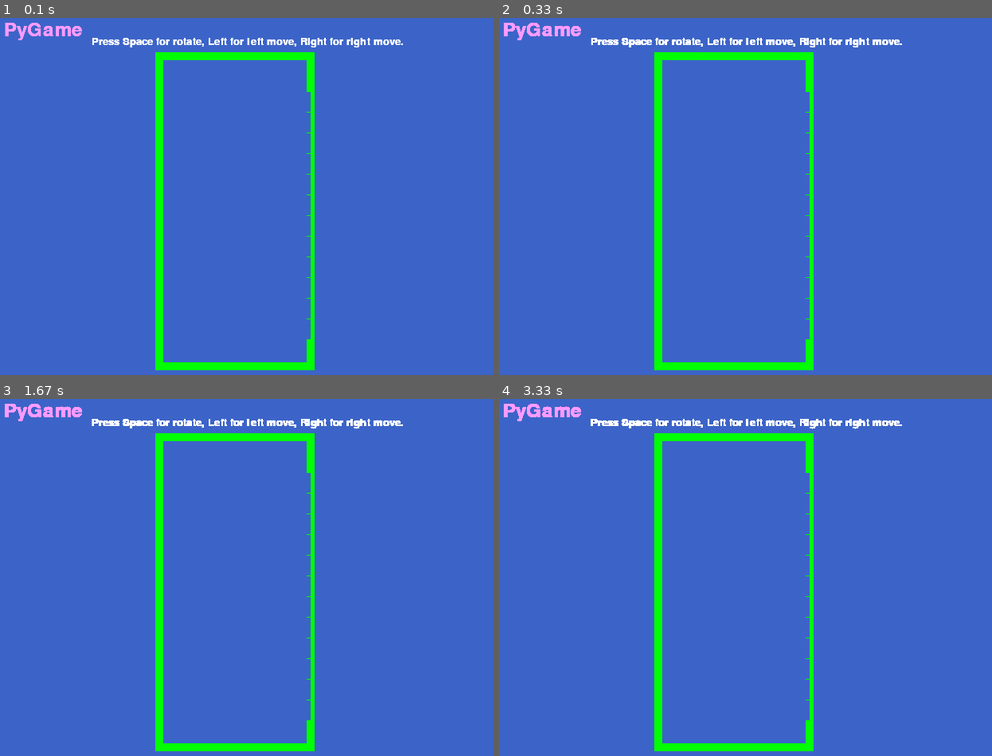
Above: before the commit, frames 1-4 (two rows, left to right).
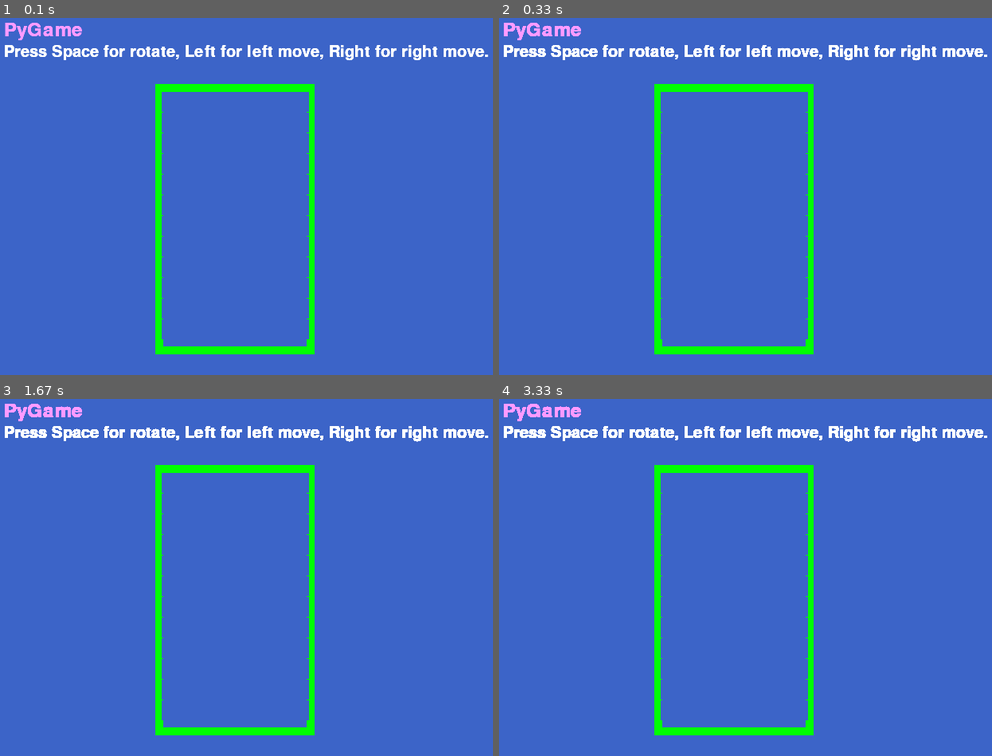
Above: after the commit, the same moments.

Repository: superupon/PyGame
Game: pygame game, started from WPyGame.py
The game is run twice, just before and just after one commit, with the same random seed, the same clock (stepped at 60 frames per second) and the same inputs. The source is Python 2; it was converted automatically to run under Python 3.
Inputs:
- Up to frame 1 (0.1 s): no input
- Up to frame 2 (0.33 s): no input
- Up to frame 3 (1.67 s): hold Right 0.33-0.8 s
- Up to frame 4 (3.33 s): hold Left 1.83-2.37 s

The runs differ from the first frame. In frame 1, 5.5% of the frame differs, in the area x 0-100%, y 5-99%; in frame 2, 5.6%; in frame 3, 5.6%; in frame 4, 5.6%.

Commit message:
Adjust configuration

Diff:
--- a/Drawer.py
+++ b/Drawer.py
@@ -17,15 +17,15 @@
         self._surface = surface
 
     def draw_field(self):
-        pygame.draw.rect(self._surface, Drawer.GREEN_COLOR, (200, 50, 200, 400), 10)
+        pygame.draw.rect(self._surface, Drawer.GREEN_COLOR, (200, 90, 200, 340), 10)
 
     def draw_text(self):
         font = pygame.font.Font(None, 36)
         game_title = font.render("PyGame", 1, Drawer.PINK_COLOR)
-        font = pygame.font.Font(None, 20)
+        font = pygame.font.Font(None, 30)
         remind = font.render("Press Space for rotate, Left for left move, Right for right move.", 1, Drawer.WHITE_COLOR)
         self._surface.blit(game_title, (10, 10))
-        self._surface.blit(remind, (120, 30))
+        self._surface.blit(remind, (10, 40))
 
     def draw_content(self, content):
         options = {1 : Drawer.PINK_COLOR,
@@ -42,4 +42,4 @@
         for row in range(len(content)):
             space = 1
             for column in range(len(content[0])):
-                pygame.draw.rect(self._surface, options[content[row][column]], (210 + column * 30 + space * column, 100 + row*25 + space*row, 30, 25))
+                pygame.draw.rect(self._surface, options[content[row][column]], (208 + column * 30 + space * column, 100 + row*25 + space*row, 30, 25))
--- a/WPyGame.py
+++ b/WPyGame.py
@@ -11,6 +11,7 @@
     # Use Drawer Class to deal with drawing
     drawer = Drawer(window)
     count = 0
+    new_line = True
     pygame.display.set_caption("PyGame")
     content = Content(12, 6)
     window.fill(Drawer.BG_COLOR)
@@ -40,8 +41,16 @@
         if count == 100:
             count = 0
             content.step()
+            if new_line:
+                random_column = random.randint(0, 5)
+                random_list = random.sample(range(1, 9), random.randint(1,5))
+                content.add_line(random_column, random_list)
+            if content.is_landed():
+                new_line = True
+            else:
+                new_line = False
 
         if content.is_landed():
-            pygame.draw.line(window, Drawer.YELLOW_COLOR, (210, 430), (390, 430), 8)
+            pygame.draw.line(window, Drawer.YELLOW_COLOR, (210, 418), (390, 418), 6)
         else:
-            pygame.draw.line(window, Drawer.BG_COLOR, (210, 430), (390, 430), 8)
+            pygame.draw.line(window, Drawer.BG_COLOR, (210, 418), (390, 418), 6)
